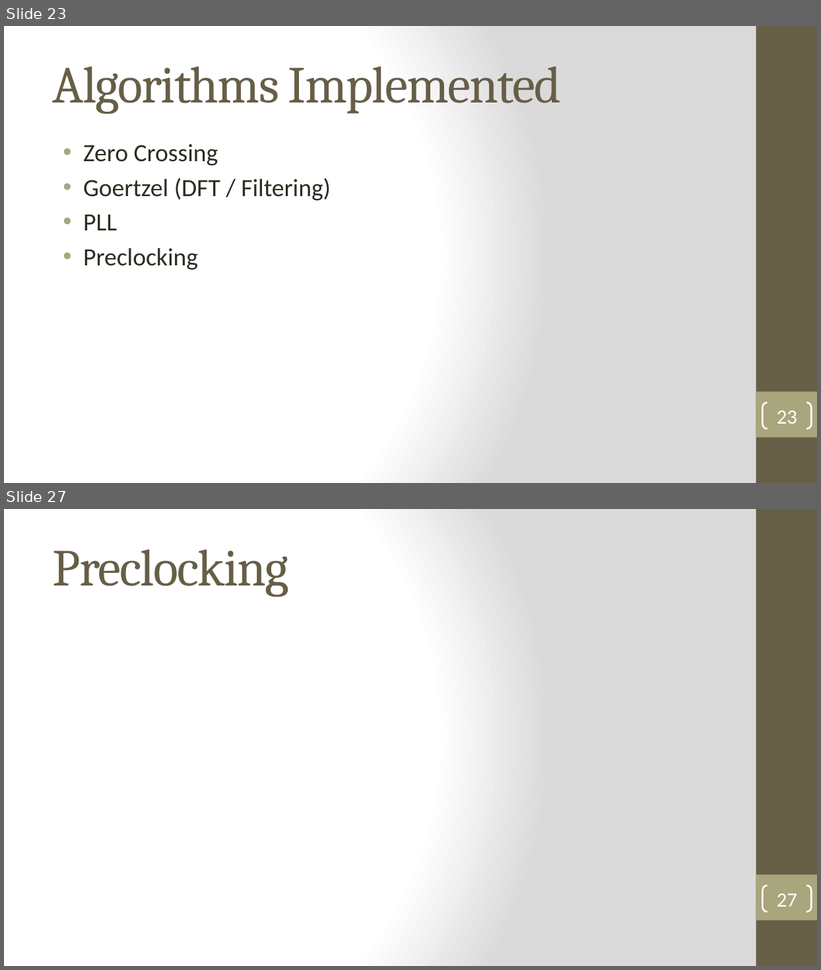
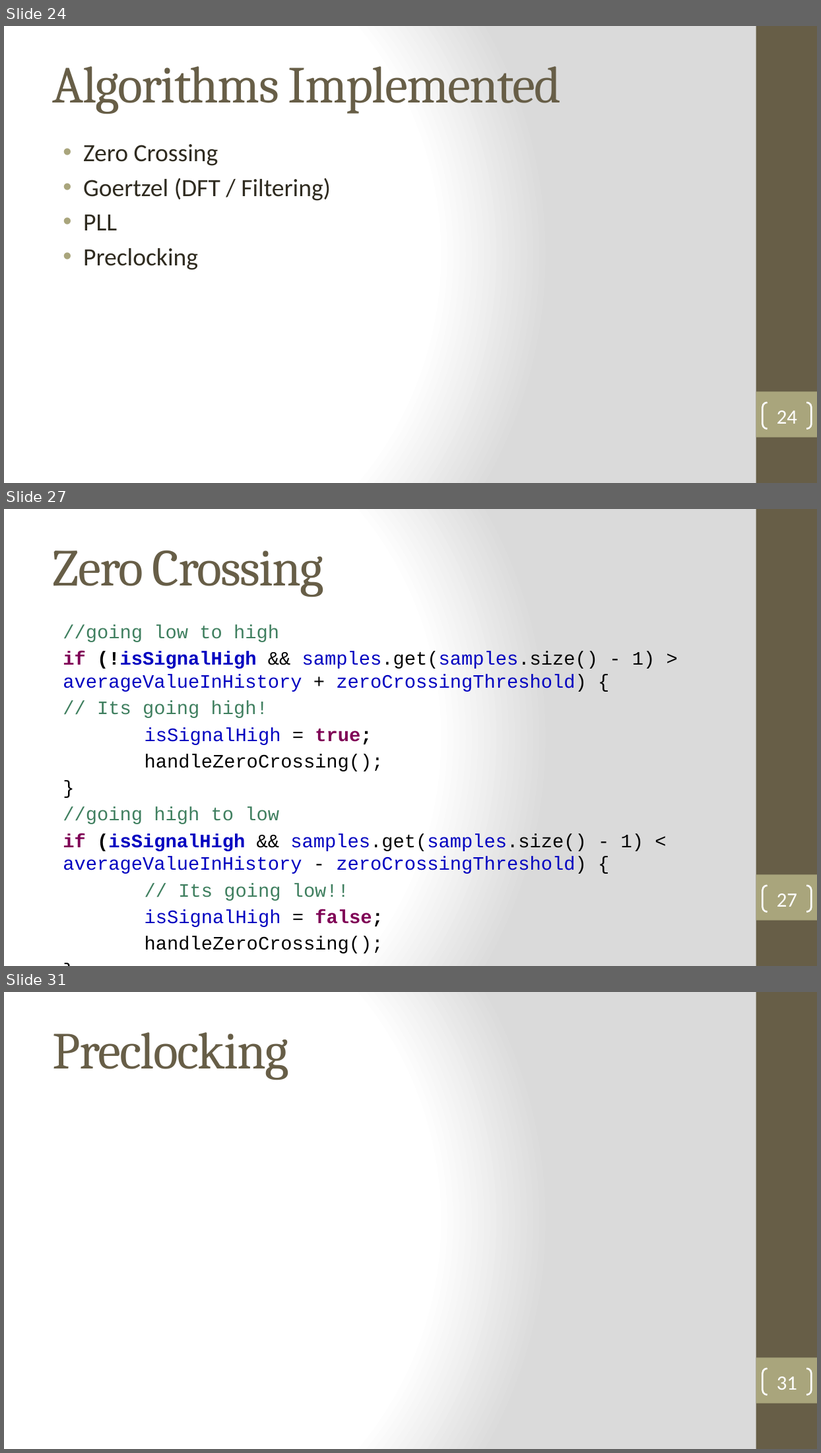
Before and after one commit to robbieford/RRXThesis, a slide deck: Thesis Defense.pptx. Shown one above the other, each under a label of ours: slides 23 and 27 before the commit, slides 24, 27 and 31 after it; the slides between them are not shown. The pictures are 821x970 and 821x1453 pixels, drawn with LibreOffice and Linux fonts; fonts in the diff are those of the drawing. Boxes give left, top, right and bottom in pixels: in the first picture for what was removed or moved away, otherwise in the second. Text is boxed around its words. In the diff, an @@ line names an element or a change of style, - is before the commit and + after.

```diff
--- a/Thesis Defense.pptx
+++ b/Thesis Defense.pptx
@@ slide 27 added at <box>4,509,817,966</box>, background gradient #FFFFFF to #DADADA; not listed: 2 template elements that a slide beside it also shows @@
@@ title added at <box>53,551,324,597</box>, 46 pt, text #675E47 @@
+Zero Crossing
@@ text added at <box>63,625,655,927</box>, 16.8 pt, text #0000C0 @@
+//going low to high
+if (!isSignalHigh && samples.get(samples.size() - 1) > averageValueInHistory + zeroCrossingThreshold) {
+// Its going high!
+isSignalHigh = true;
+handleZeroCrossing();
+}
+//going high to low
+if (isSignalHigh && samples.get(samples.size() - 1) < averageValueInHistory - zeroCrossingThreshold) {
+// Its going low!!
+isSignalHigh = false;
+handleZeroCrossing();
+}
@@ page number added at <box>762,885,811,912</box>, outline #FFFFFF 1.5 pt, 18 pt, text #FFFFFF @@
+27
@@ what was slide 23 is now slide 24 @@
@@ page number at <box>777,411,797,424</box>: text changed @@
-23
+24
@@ what was slide 27 is now slide 31 @@
@@ page number at <box>777,1377,797,1390</box>: text changed @@
-27
+31
```
Also in this commit, not shown: 17 slides changed, 7 other slides added, 2 slides removed, 2 other files.
